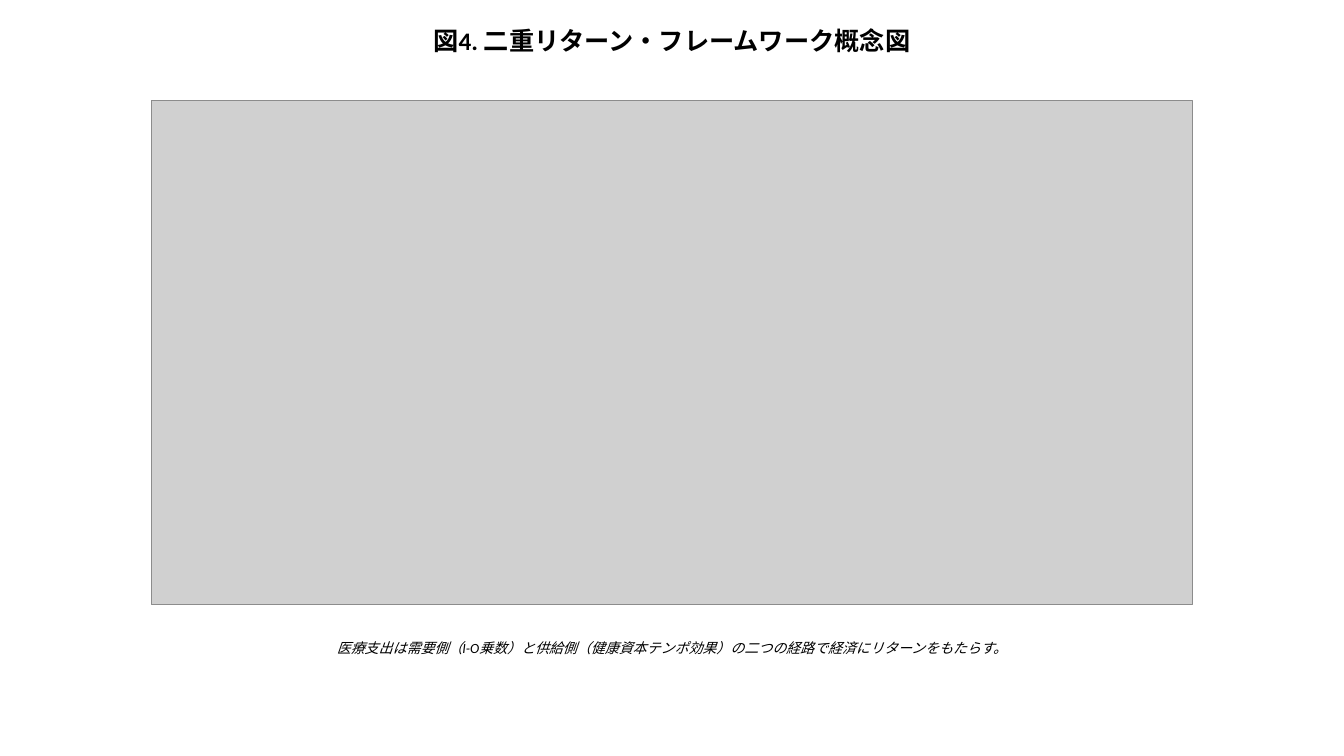
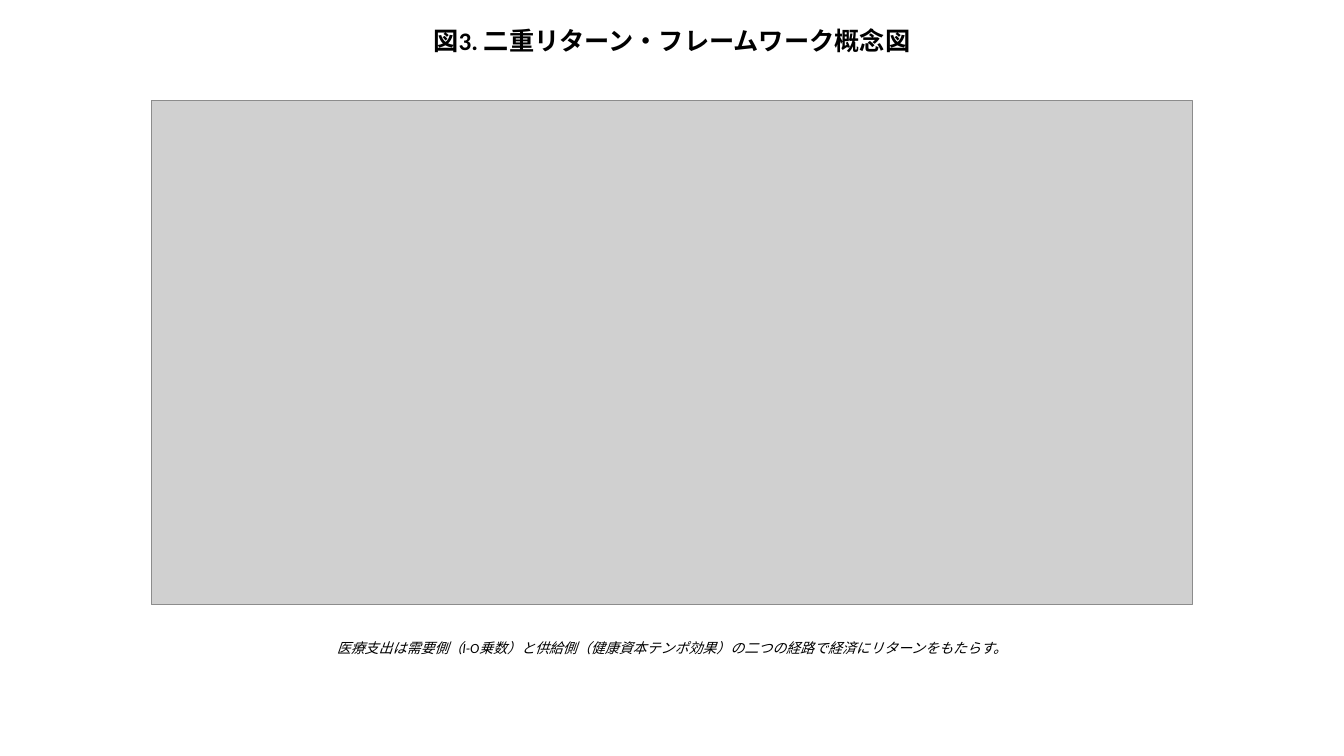
Before and after one commit to bougtoir/kotha-rct-decomposition, a slide deck: slide 3 of healthcare_economic_effect/output/pptx/Healthcare_Economic_Effect_Figures_JA.pptx (slide 4 before the commit). Drawn at 1344x756 pixels with LibreOffice and Linux fonts; fonts in the diff are those of the drawing; grey boxes stand for pictures. Boxes give left, top, right and bottom in pixels: in the first picture for what was removed or moved away, otherwise in the second. Text is boxed around its words. In the diff, an @@ line names an element or a change of style, - is before the commit and + after.

```diff
--- a/healthcare_economic_effect/output/pptx/Healthcare_Economic_Effect_Figures_JA.pptx
+++ b/healthcare_economic_effect/output/pptx/Healthcare_Economic_Effect_Figures_JA.pptx
@@ text at (x1=433, y1=28, x2=910, y2=53): text changed @@
-図4. 二重リターン・フレームワーク概念図
+図3. 二重リターン・フレームワーク概念図
```
Also in this commit, not shown: 4 other slides changed, 18 other files.
